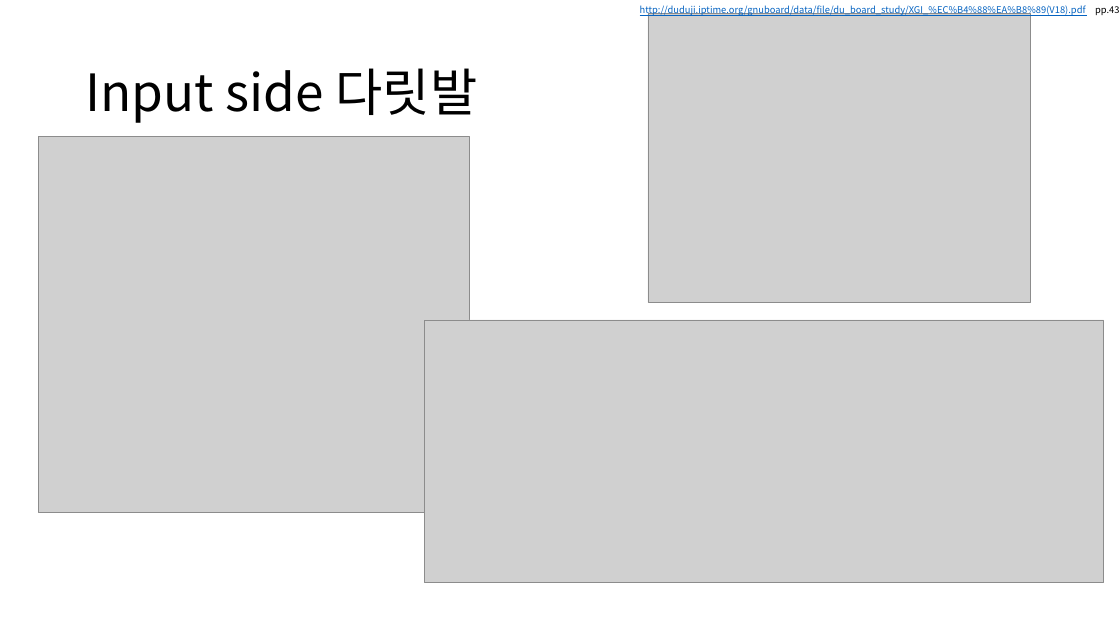
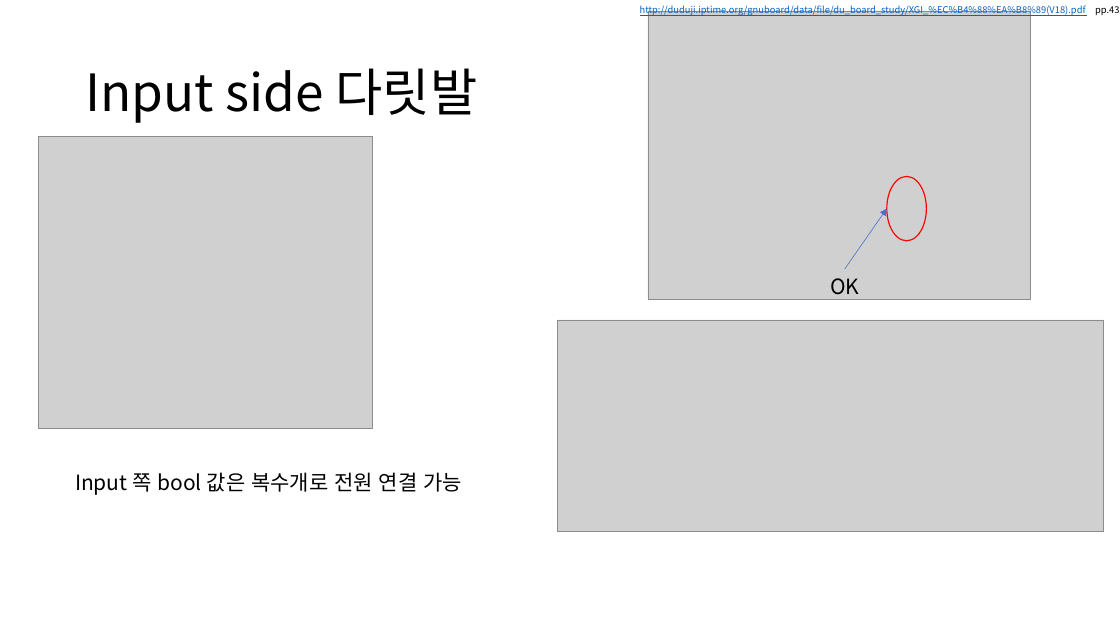
Before and after one commit to DualsoftDev/ds, a slide deck: slide 25 of DsDotNet/src/Engine/Engine.Core/Timer.pptx (slide 21 before the commit). Drawn at 1120x630 pixels with LibreOffice and Linux fonts; fonts in the diff are those of the drawing; grey boxes stand for pictures. Boxes give left, top, right and bottom in pixels: in the first picture for what was removed or moved away, otherwise in the second. Text is boxed around its words. In the diff, an @@ line names an element or a change of style, - is before the commit and + after.

```diff
--- a/DsDotNet/src/Engine/Engine.Core/Timer.pptx
+++ b/DsDotNet/src/Engine/Engine.Core/Timer.pptx
@@ picture: place and size @@
-picture at [39, 136, 469, 513]
+picture at [39, 136, 372, 429]
@@ ellipse added at [887, 176, 927, 241], outline #FF0000 1 pt @@
@@ arrow added from (845, 269) to (887, 208), #4472C4 0.5 pt @@
@@ text added at [830, 278, 859, 295], 18 pt, text #000000 @@
+OK
@@ picture: place and size @@
-picture at [424, 320, 1104, 583]
+picture at [557, 320, 1103, 531]
@@ text added at [75, 472, 462, 495], 18 pt, text #000000 @@
+Input 쪽 bool 값은 복수개로 전원 연결 가능
```
Also in this commit, not shown: 1 other slide changed, 4 slides added, 8 other files.
